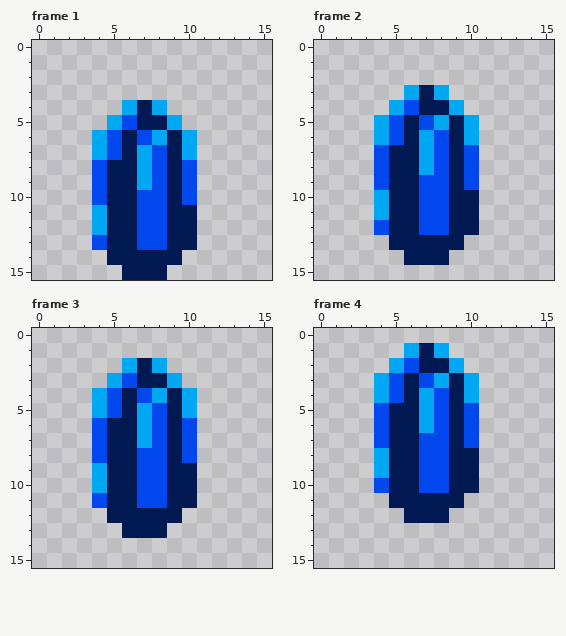
Two versions of one pixel-art file, art/crystal/crystal.aseprite. The picture above is the old version.
16x16 pixels, 8 frames. Shown: frame 1, frame 2, frame 3, frame 4. The commit also changed other frames, which this record leaves out.
After:
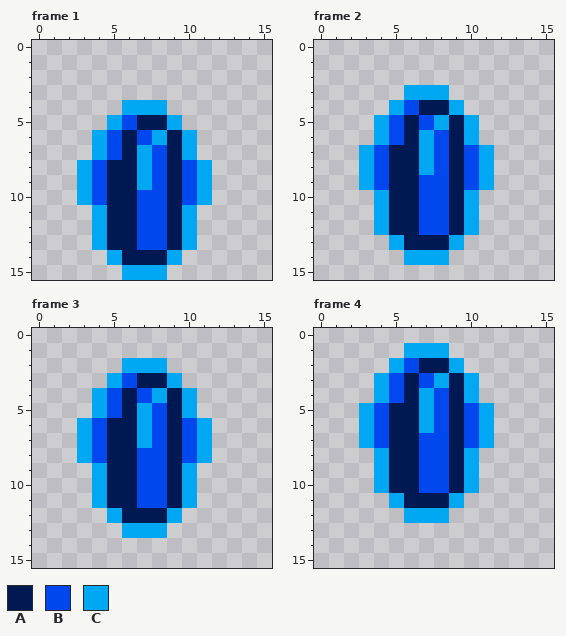
Palette (. is transparent): A #001953  B #0047ed  C #00a8f3
The edit:
Frame 1:
y 4: x 7 A -> C
y 8..10: x 3 . -> C; x 11 . -> C
y 11..12: x 10 A -> C
y 13: x 4 B -> C; x 10 A -> C
y 14: x 5 A -> C; x 9 A -> C
y 15: x 6..8 AAA -> CCC
Frame 2:
y 3: x 7 A -> C
y 7..9: x 3 . -> C; x 11 . -> C
y 10..11: x 10 A -> C
y 12: x 4 B -> C; x 10 A -> C
y 13: x 5 A -> C; x 9 A -> C
y 14: x 6..8 AAA -> CCC
Frame 3:
y 2: x 7 A -> C
y 6..8: x 3 . -> C; x 11 . -> C
y 9..10: x 10 A -> C
y 11: x 4 B -> C; x 10 A -> C
y 12: x 5 A -> C; x 9 A -> C
y 13: x 6..8 AAA -> CCC
Frame 4:
y 1: x 7 A -> C
y 5..7: x 3 . -> C; x 11 . -> C
y 8..9: x 10 A -> C
y 10: x 4 B -> C; x 10 A -> C
y 11: x 5 A -> C; x 9 A -> C
y 12: x 6..8 AAA -> CCC
Pixel boxes of the changes (left, top, right, bottom) in both pictures:
changed: (77, 100, 212, 280)
changed: (359, 85, 494, 265)
changed: (137, 358, 152, 373)
changed: (77, 418, 212, 538)
changed: (359, 343, 494, 523)
